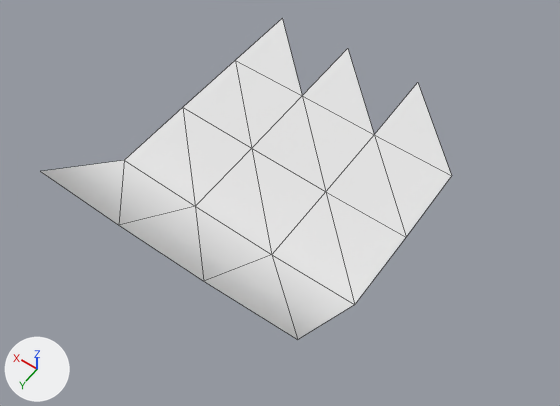
Before and after pictures for a commit that changed the OBJ model models/areas/sprouthollow/preview_grass_-2_2.obj.
Both versions are drawn from a camera (50 mm lens) standing at (-56.3, -32.7, 41.1) and looking at (-37.7, -58.8, 0.1). Lighting does not change. The marker at lower left points along +X, +Y and +Z. The first picture is the older version. Mesh edges are drawn as thin lines. Where no turn or scale is listed for an object, it has been applied to the vertices. Vertices at exactly the same position are counted once.

The first picture shows 'preview_grass_-2_2'.
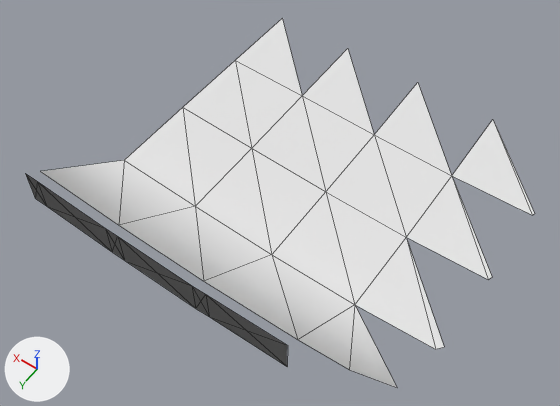
What differs and where, as boxes (x1, y1, x2, y2) in the pictures (560 x 406 px):
```json
{"object": "preview_grass_-2_2", "change": "reshaped", "before": [40, 18, 452, 339], "after": [25, 18, 535, 388], "on screen": "24% wider, 15% taller"}
{"part": 1, "of": "me_preview_grass__2_2", "change": "added", "after": [25, 173, 288, 367]}
{"part": 2, "of": "me_preview_grass__2_2", "change": "added", "after": [298, 120, 535, 388]}
```

Edits to the scene script, one JSON object a line:
```json
{"block": "me_preview_grass__2_2", "where": "# used by ob_preview_grass__2_2; location = (0.0, 0.0, 0.0)"}
{"block": "me_preview_grass__2_2", "where": "# verts and faces of me_preview_grass__2_2; kept vertices keep their numbers, new ones are numbered from 19"}
{"block": "me_preview_grass__2_2", "where": "# before: 6 (-45.5, -69.0, -1.5) at pixel (451, 175), 10 (-45.5, -62.5, -1.7) at pixel (406, 237), 14 (-45.5, -56.0, -1.6) at pixel (354, 304), 18 (-45.5, -49.5, 3.6) at pixel (297, 339)"}
{"op": "remove", "block": "me_preview_grass__2_2", "code": "me_preview_grass__2_2.from_pydata(...)  # 19 vertices, 21 faces; spans x -45.5..-26.0, y -75.5..-49.5, z -1.7..4.3"}
{"op": "add", "block": "me_preview_grass__2_2", "code": "me_preview_grass__2_2.from_pydata(...)  # 42 vertices, 53 faces; spans x -51.8..-26.0, y -75.5..-48.5, z -1.7..5.0"}
{"block": "me_preview_grass__2_2", "change": "me_preview_grass__2_2 part 1: a new loose piece of 14 vertices spanning x -45.5..-26.0, y -48.5, z 1.8..5.0"}
{"block": "me_preview_grass__2_2", "change": "me_preview_grass__2_2 part 2"}
{"op": "add", "block": "me_preview_grass__2_2", "code": "verts[19] = (-45.5, -75.5, -1.2)  # pixel (492, 119)"}
{"op": "add", "block": "me_preview_grass__2_2", "code": "verts[20] = (-51.7, -69.0, -1.5)  # pixel (532, 215)"}
{"op": "add", "block": "me_preview_grass__2_2", "code": "verts[21] = (-51.8, -69.2, -1.5)  # pixel (534, 213)"}
{"op": "add", "block": "me_preview_grass__2_2", "code": "verts[22] = (-51.6, -62.5, -1.5)  # pixel (488, 279)"}
{"op": "add", "block": "me_preview_grass__2_2", "code": "verts[23] = (-51.7, -62.8, -1.5)  # pixel (492, 277)"}
{"op": "add", "block": "me_preview_grass__2_2", "code": "verts[24] = (-51.2, -56.0, -1.3)  # pixel (435, 349)"}
{"op": "add", "block": "me_preview_grass__2_2", "code": "verts[25] = (-51.6, -56.4, -1.3)  # pixel (444, 346)"}
{"op": "add", "block": "me_preview_grass__2_2", "code": "verts[26] = (-48.8, -49.5, 3.9)  # pixel (349, 369)"}
{"op": "add", "block": "me_preview_grass__2_2", "code": "verts[27] = (-51.2, -50.3, 3.5)  # pixel (397, 387)"}
{"op": "add", "block": "me_preview_grass__2_2", "code": "faces += [(6, 20, 19), (19, 20, 21), (6, 10, 22), (6, 22, 23), (10, 14, 24), (10, 24, 25)]"}
{"op": "add", "block": "me_preview_grass__2_2", "code": "faces += [(14, 18, 26), (14, 26, 27)]"}
```
